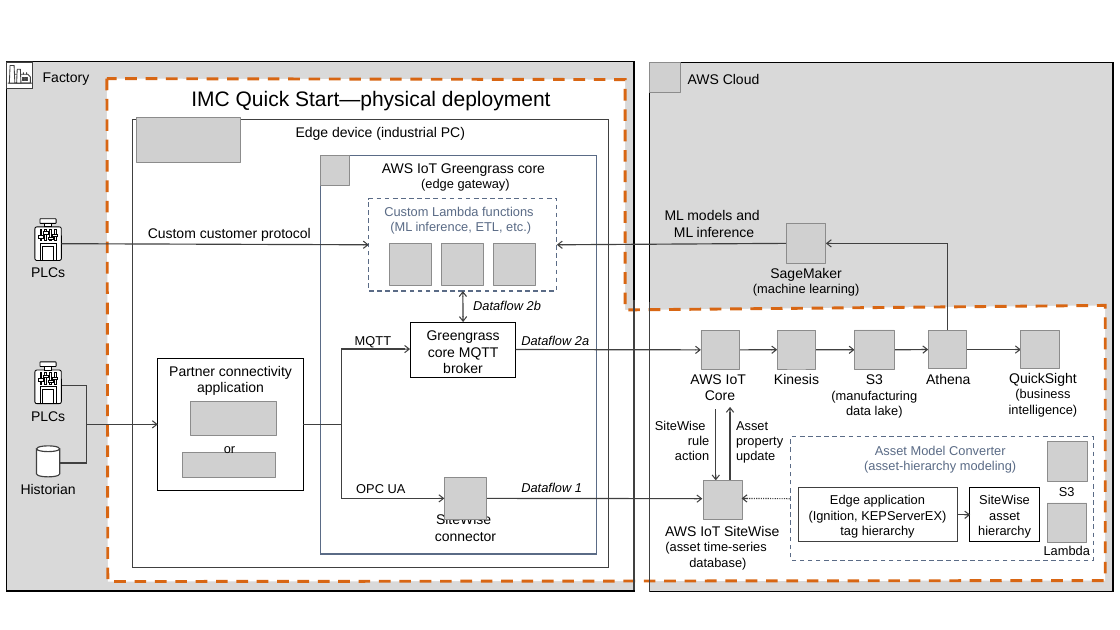
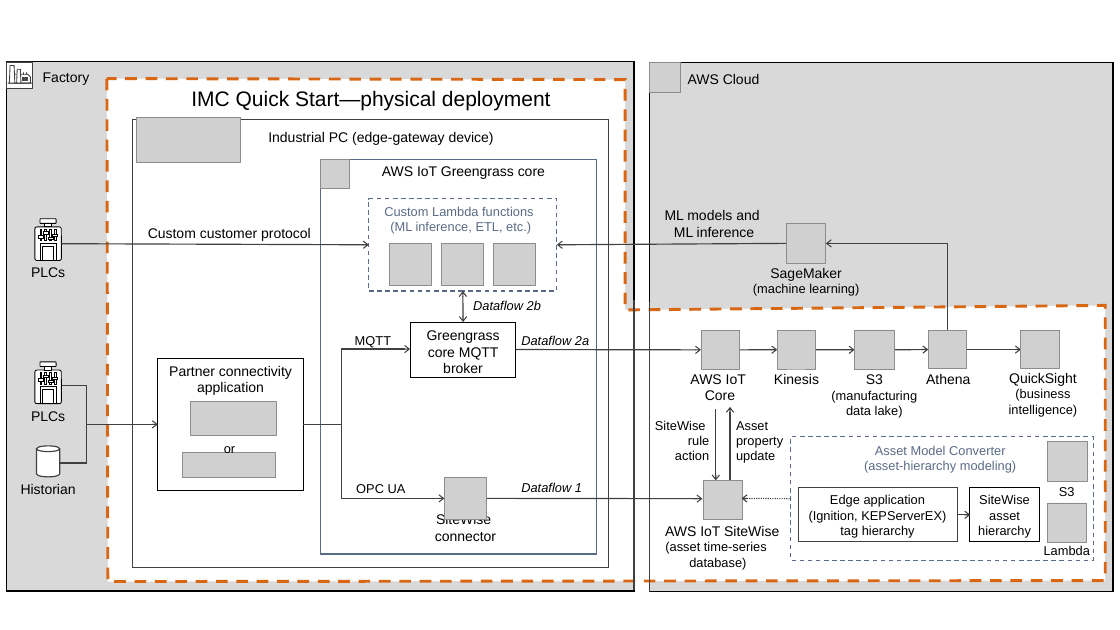
Before and after one commit to aws-quickstart/quickstart-aws-industrial-machine-connectivity, a slide deck: slide 2 of docs/images/IMC QS images.pptx. Drawn at 1120x630 pixels with LibreOffice and Linux fonts; fonts in the diff are those of the drawing; grey boxes stand for pictures. Boxes give left, top, right and bottom in pixels: in the first picture for what was removed or moved away, otherwise in the second. Text is boxed around its words. In the diff, an @@ line names an element or a change of style, - is before the commit and + after.

```diff
--- a/docs/images/IMC QS images.pptx
+++ b/docs/images/IMC QS images.pptx
@@ text at <box>268,132,494,145</box>: text changed @@
-Edge device (industrial PC)
+Industrial PC (edge-gateway device)
@@ picture: place and size @@
-picture at <box>321,156,350,186</box>
+picture at <box>321,160,350,189</box>
@@ rectangle: place and size @@
-rectangle at <box>321,155,597,554</box>
+rectangle at <box>321,160,597,555</box>
@@ text at <box>382,166,545,179</box>: text changed @@
-AWS IoT Greengrass core
-(edge gateway)
+AWS IoT Greengrass core
```
Also in this commit, not shown: 1 other slide changed, 11 other files.
